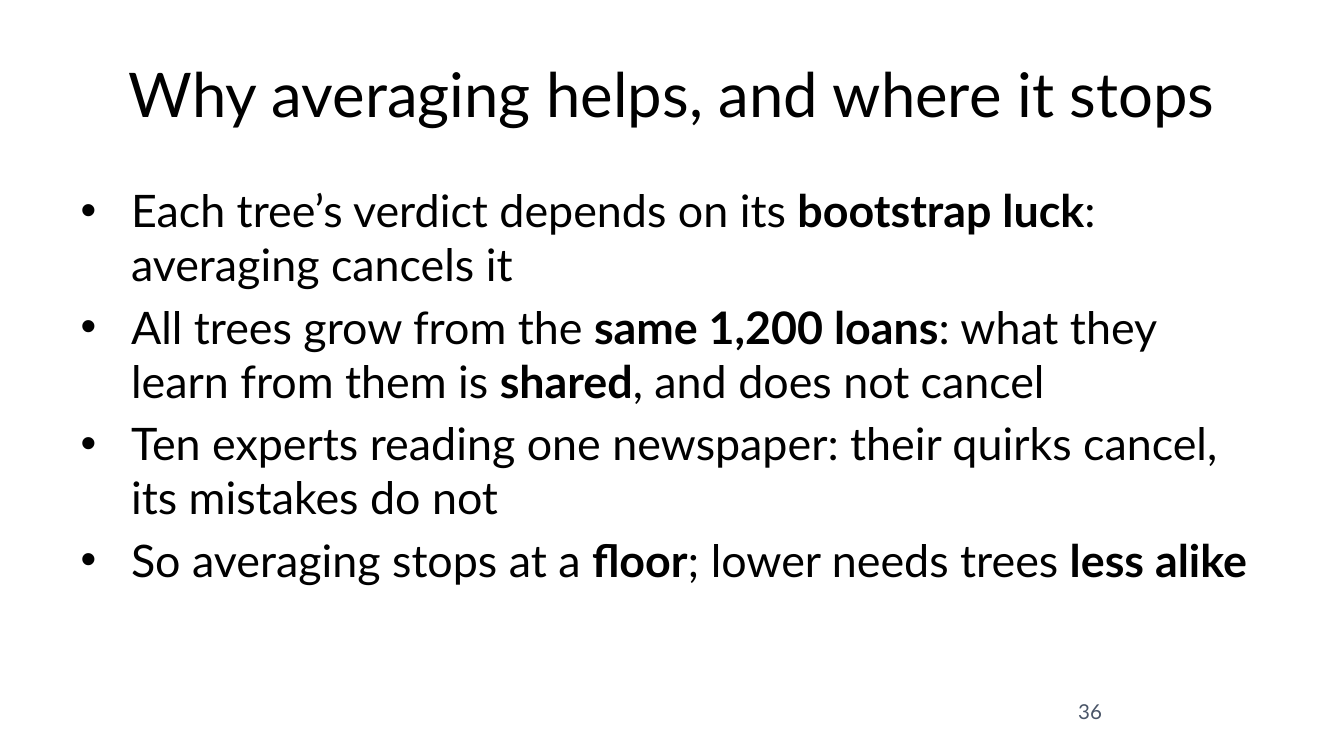
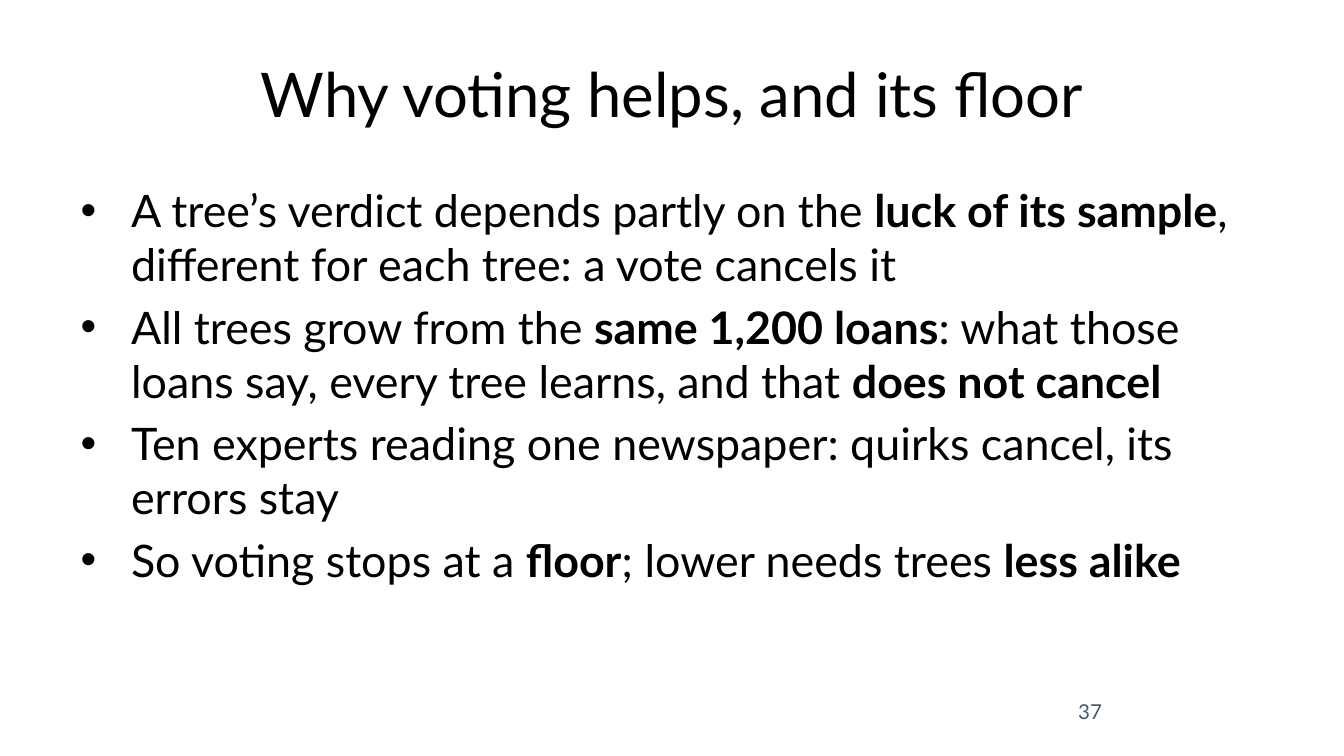
Before and after one commit to fabioantonini/technologies-for-artificial-intelligence, a slide deck: slide 37 of Lessons/07_trees_and_ensembles/Slides/trees_and_ensembles_slides.pptx (slide 36 before the commit). Drawn at 1344x756 pixels with LibreOffice and Linux fonts; fonts in the diff are those of the drawing; background and template pictures are left out. Boxes give left, top, right and bottom in pixels: in the first picture for what was removed or moved away, otherwise in the second. Text is boxed around its words. In the diff, an @@ line names an element or a change of style, - is before the commit and + after.

```diff
--- a/Lessons/07_trees_and_ensembles/Slides/trees_and_ensembles_slides.pptx
+++ b/Lessons/07_trees_and_ensembles/Slides/trees_and_ensembles_slides.pptx
@@ title at box(261, 71, 1083, 129): text changed @@
-Why averaging helps, and where it stops
+Why voting helps, and its floor
@@ text at box(131, 193, 1228, 586): text changed @@
-• Each tree’s verdict depends on its bootstrap luck: averaging cancels it
-• All trees grow from the same 1,200 loans: what they learn from them is shared, and does not cancel
-• Ten experts reading one newspaper: their quirks cancel, its mistakes do not
-• So averaging stops at a floor; lower needs trees less alike
+• A tree’s verdict depends partly on the luck of its sample, different for each tree: a vote cancels it
+• All trees grow from the same 1,200 loans: what those loans say, every tree learns, and that does not cancel
+• Ten experts reading one newspaper: quirks cancel, its errors stay
+• So voting stops at a floor; lower needs trees less alike
@@ page number at box(1078, 704, 1102, 719): text changed @@
-36
+37
```
Also in this commit, not shown: 12 other slides changed, 2 slides added, 1 slide removed, 12 other files.
